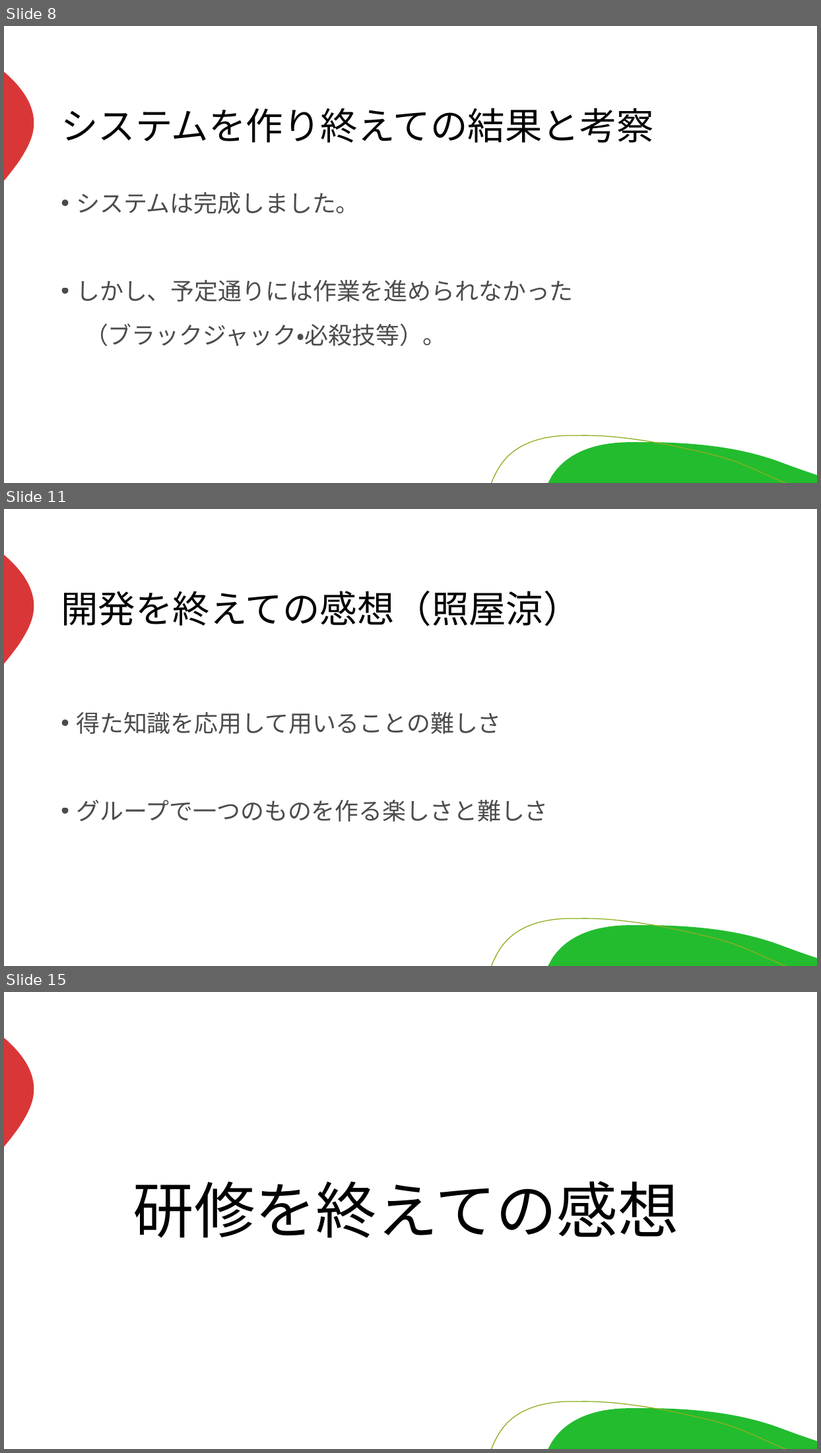
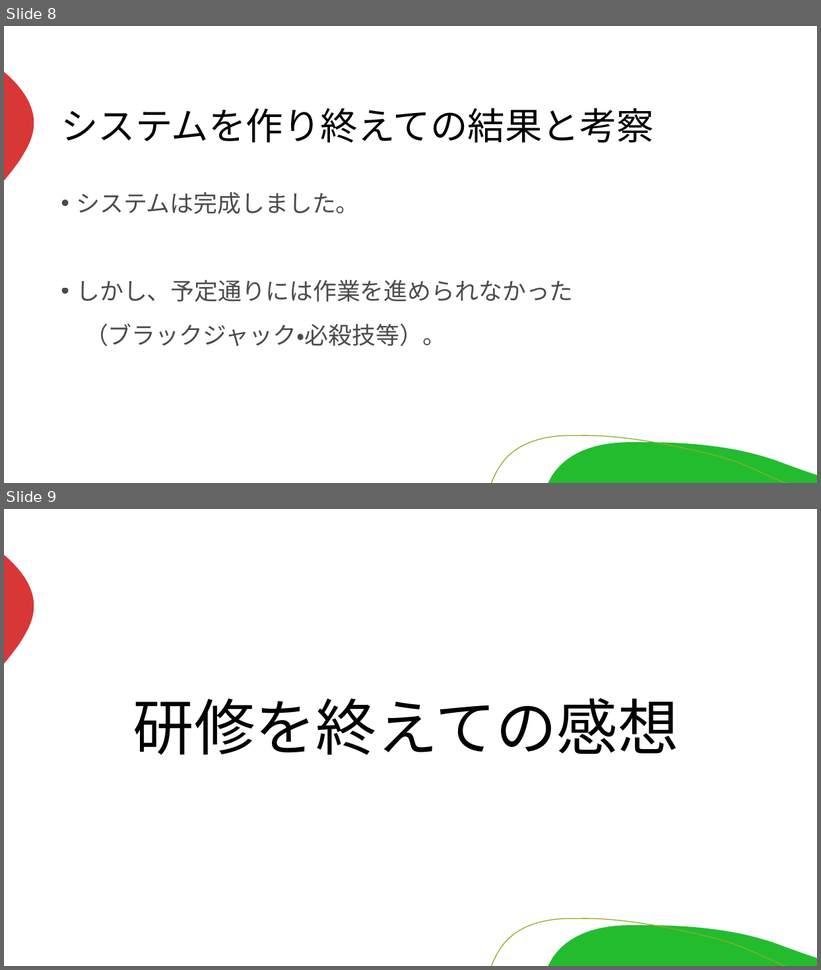
Before and after one commit to miyagiryusei/Excel, a slide deck: 発表資料.pptx. Shown one above the other, each under a label of ours: slides 8, 11 and 15 before the commit, slides 8 and 9 after it; the slides between them are not shown. The pictures are 821x1453 and 821x970 pixels, drawn with LibreOffice and Linux fonts; fonts in the diff are those of the drawing. Boxes give left, top, right and bottom in pixels: in the first picture for what was removed or moved away, otherwise in the second. Text is boxed around its words. In the diff, an @@ line names an element or a change of style, - is before the commit and + after.

```diff
--- a/発表資料.pptx
+++ b/発表資料.pptx
@@ slide 11 removed at <box>4,509,817,966</box>, background #FFFFFF; not listed: 3 template elements that a slide beside it also shows @@
@@ title removed at <box>61,591,581,626</box> @@
-開発を終えての感想（照屋涼）
@@ text removed at <box>76,712,548,822</box> @@
-• 得た知識を応用して用いることの難しさ
-• グループで一つのものを作る楽しさと難しさ
@@ what was slide 15 is now slide 9 @@
```
Also in this commit, not shown: 3 slides changed, 5 other slides removed.
